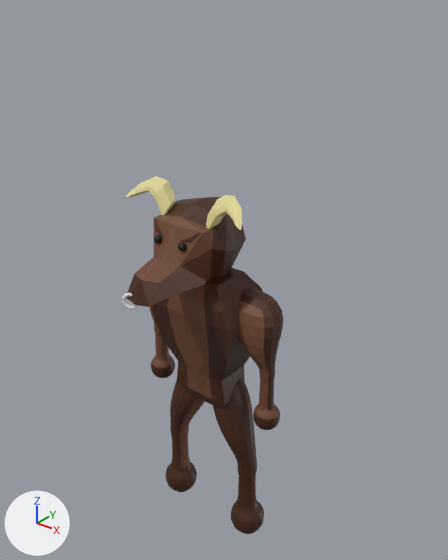
Before and after pictures for a commit that changed the Blender file Models/Mobs/MinotaurPOC.blend.
Both versions are drawn from a 50 mm camera at (11.38, -13.4, 13.7) aimed at (0.45, 0.26, 5.23). Lighting does not change. The marker at lower left points along +X, +Y and +Z.

The first picture shows 'Brows', 'Eyes', 'Head', 'Horns', 'Legs', 'Legs.001', 'Torso', 'Torus'.
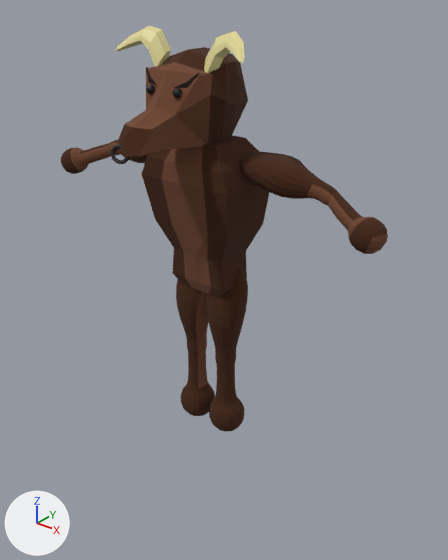
Changed parts and their boxes (x1, y1, x2, y2) in the pictures (448 x 560 px; the box of a moved part takes in the faces that stretch with it):
'Torso', surface changed, moved
    before: (151, 268, 263, 408)
    after: (142, 135, 269, 297)
'Head', surface changed, moved
    before: (127, 197, 246, 307)
    after: (115, 47, 248, 156)
'Legs', reshaped, moved (27% narrower)
    before: (165, 379, 264, 534)
    after: (176, 267, 248, 431)
'Arms', added (brown)
    after: (61, 140, 388, 254)
'Legs.001', deleted (brown)
    before: (149, 287, 283, 430)
'Horns', moved
    before: (126, 176, 242, 230)
    after: (115, 26, 245, 73)
'Eyes', moved
    before: (154, 235, 187, 251)
    after: (146, 84, 182, 98)
'Torus', recoloured, moved
    before: (122, 293, 138, 309)
    after: (110, 144, 129, 164)
'Brows', surface changed, moved
    before: (154, 219, 201, 243)
    after: (146, 67, 200, 88)
part 1 of me_cube_005, moved or reshaped
    before: (165, 420, 264, 534)
    after: (180, 332, 244, 431)
part 2 of me_cube_005, moved or reshaped
    before: (170, 381, 256, 462)
    after: (176, 268, 248, 349)

The change, as a diff of the scene's bpy script:
```diff
--- a/Models/Mobs/MinotaurPOC.blend.py
+++ b/Models/Mobs/MinotaurPOC.blend.py
@@ mat_furdarker @@
 mat_furdarker.base_color = (0.0578, 0.0159, 0.00265)  # brown #442209
+mat_furdarker.roughness = 1.0
@@ mat_fur @@
 mat_fur.base_color = (0.163, 0.0615, 0.0298)  # brown #704630
+mat_fur.roughness = 1.0
@@ mat_ringmetal @@
+mat_ringmetal = principled_material('RingMetal')
+mat_ringmetal.base_color = (0.0908, 0.0908, 0.0908)  # dark grey #555555
+mat_ringmetal.metallic = 1.0
+mat_ringmetal.roughness = 0.209
@@ me_cube_005 @@
 me_cube_005.from_pydata(...)  # 32 vertices, 31 faces; spans x -0.52..2.31, y -0.7..0.89, z -4.6..1.93
 # used by ob_legs; location = (0.0, 0.0, 0.0)
+# me_cube_005 part 1: all 24 vertices in x 0.95..2.31, y -0.53..0.83, z -4.6..-1.25 are moved by (-0.97, 0.0, 0.0)
+# me_cube_005 part 2: all 4 vertices in x 0.29..1.78, y -0.7..0.79, z 0.15 are moved by (-0.33, 0.0, 0.0)
 me_cube_005.materials.append(mat_furdarker)
@@ me_torus @@
 me_torus.from_pydata(...)  # 144 vertices, 144 faces; spans x -0.554..-0.068, y -3.104..-2.851, z 5.308..5.825
+me_torus.materials.append(mat_ringmetal)  # dark grey #555555
@@ me_cube_006_1 @@
+me_cube_006_1.from_pydata(...)  # 36 vertices, 35 faces; spans x -0.23..6.19, y -1.12..1.17, z 3.39..5.28
+# faces by material slot: [21, 14]
+me_cube_006_1.materials.append(mat_fur)  # brown #704630
+me_cube_006_1.materials.append(mat_furdarker)  # brown #442209
@@ ob_torso @@
 ob_torso = bpy.data.objects.new('Torso', me_cube)
-ob_torso.location = (0.0, 0.0, 0.0)
+ob_torso.location = (0.0, 0.0, 4.16)
 _m = ob_torso.modifiers.new('Mirror', 'MIRROR')
@@ ob_eyes @@
 ob_eyes = bpy.data.objects.new('Eyes', me_cube_002)
-ob_eyes.location = (0.0, 0.0, 0.0)
+ob_eyes.location = (0.0, 0.0, 4.16)
 _m = ob_eyes.modifiers.new('Mirror', 'MIRROR')
@@ ob_head @@
 ob_head = bpy.data.objects.new('Head', me_cube_001)
-ob_head.location = (0.0, 0.0, 0.0)
+ob_head.location = (0.0, 0.0, 4.16)
 _m = ob_head.modifiers.new('Mirror', 'MIRROR')
@@ ob_brows @@
 ob_brows = bpy.data.objects.new('Brows', me_cube_003)
-ob_brows.location = (0.0, 0.0, 0.0)
+ob_brows.location = (0.0, 0.0, 4.16)
 _m = ob_brows.modifiers.new('Mirror', 'MIRROR')
@@ ob_horns @@
 ob_horns = bpy.data.objects.new('Horns', me_cube_004)
-ob_horns.location = (0.0, 0.0, 0.0)
+ob_horns.location = (0.0, 0.0, 4.16)
 _m = ob_horns.modifiers.new('Mirror', 'MIRROR')
@@ ob_legs @@
 ob_legs = bpy.data.objects.new('Legs', me_cube_005)
-ob_legs.location = (0.0, 0.0, 0.0)
+ob_legs.location = (0.0, 0.0, 4.16)
 _m = ob_legs.modifiers.new('Mirror', 'MIRROR')
@@ ob_legs_001 @@
-ob_legs_001 = bpy.data.objects.new('Legs.001', me_cube_006)
-ob_legs_001.location = (0.0, 0.0, 0.0)
-_m = ob_legs_001.modifiers.new('Mirror', 'MIRROR')
-_m = ob_legs_001.modifiers.new('Subdivision', 'SUBSURF')
@@ ob_torus @@
 ob_torus = bpy.data.objects.new('Torus', me_torus)
-ob_torus.location = (0.0, 0.0, 0.0)
+ob_torus.location = (0.0, 0.0, 4.16)
@@ ob_arms @@
+ob_arms = bpy.data.objects.new('Arms', me_cube_006_1)
+ob_arms.location = (0.0, 0.0, 4.16)
+_m = ob_arms.modifiers.new('Mirror', 'MIRROR')
+_m = ob_arms.modifiers.new('Subdivision', 'SUBSURF')
```
